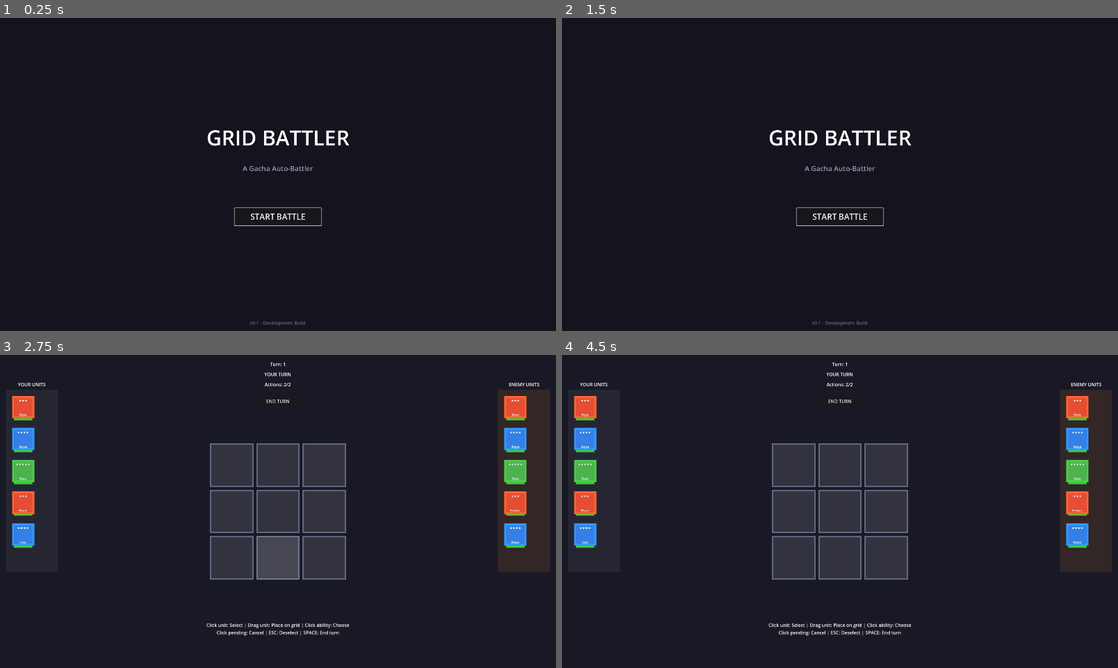
Above: before the commit, frames 1-4 (two rows, left to right).
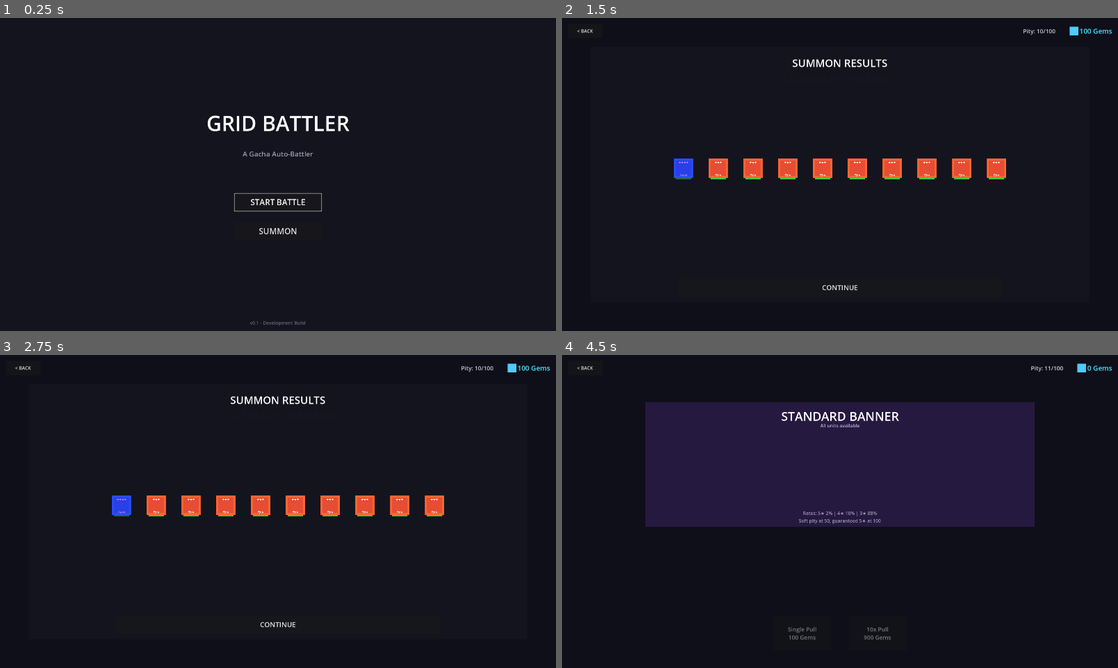
Above: after the commit, the same moments.

Repository: parrisgamedev-rgb/gacha-autobattler
Game: Godot game, scene res://scenes/ui/main_menu.tscn
Same seed, same stepped clock (60 frames per second), same inputs: the game is played once before the commit and once after it.
Inputs (mouse positions are in pixels of both pictures, inside the frame that each line leads up to):
- Up to frame 1 (0.25 s): no input
- Up to frame 2 (1.5 s): click (840, 230) at 0.5 s, where only the run after the commit has a clickable "SUMMON"; click (878, 296) at 1.25 s, where only the run after the commit has a clickable "10x Pull 900 Gems"
- Up to frame 3 (2.75 s): click (278, 555) at 2 s, where only the run before the commit has a clickable "START BATTLE"
- Up to frame 4 (4.5 s): click (840, 624) at 2.75 s, where only the run after the commit has a clickable "CONTINUE"; click (801, 633) at 3.5 s, where only the run after the commit has a clickable "Single Pull 100 Gems"; click (840, 624) at 4.25 s, where only the run after the commit has a clickable "CONTINUE"

The runs differ from the first frame. In frame 1, 1.8% of the frame differs, in the area x 37-63%, y 31-70%; in frame 2, 3.6%; in frame 3, 20%; in frame 4, 43%, in the area x 1-99%, y 2-91%.

Commit message:
Add gacha summoning system
- Add PlayerData singleton for currency, owned units, and pity tracking
- Add gacha screen with single pull (100 gems) and 10x pull (900 gems)
- Implement pull rates: 5★ 2%, 4★ 10%, 3★ 88%
- Add soft pity at 50 pulls, hard pity (guaranteed 5★) at 100
- Add guaranteed 4★+ on every 10-pull
- Track duplicate units for future imprint system
- Add Summon button to main menu

Co-Authored-By: Claude Opus 4.5 <noreply@anthropic.com>

Diff:
--- a/gacha-autobattler/project.godot
+++ b/gacha-autobattler/project.godot
@@ -15,6 +15,10 @@
 config/features=PackedStringArray("4.5", "GL Compatibility")
 config/icon="res://icon.svg"
 
+[autoload]
+
+PlayerData="*res://scripts/core/player_data.gd"
+
 [display]
 
 window/size/viewport_width=1920
--- /dev/null
+++ b/gacha-autobattler/scenes/ui/gacha_screen.tscn
@@ -0,0 +1,197 @@
+[gd_scene load_steps=2 format=3 uid="uid://gacha_screen_001"]
+
+[ext_resource type="Script" path="res://scripts/ui/gacha_screen.gd" id="1_script"]
+
+[node name="GachaScreen" type="Control"]
+layout_mode = 3
+anchors_preset = 15
+anchor_right = 1.0
+anchor_bottom = 1.0
+grow_horizontal = 2
+grow_vertical = 2
+script = ExtResource("1_script")
+
+[node name="Background" type="ColorRect" parent="."]
+layout_mode = 1
+anchors_preset = 15
+anchor_right = 1.0
+anchor_bottom = 1.0
+grow_horizontal = 2
+grow_vertical = 2
+color = Color(0.06, 0.06, 0.1, 1)
+
+[node name="BannerImage" type="ColorRect" parent="."]
+layout_mode = 1
+anchors_preset = -1
+anchor_left = 0.15
+anchor_top = 0.15
+anchor_right = 0.85
+anchor_bottom = 0.55
+grow_horizontal = 2
+grow_vertical = 2
+color = Color(0.15, 0.1, 0.25, 1)
+
+[node name="BannerTitle" type="Label" parent="BannerImage"]
+layout_mode = 1
+anchors_preset = 10
+anchor_right = 1.0
+offset_top = 20.0
+offset_bottom = 80.0
+grow_horizontal = 2
+theme_override_font_sizes/font_size = 42
+text = "STANDARD BANNER"
+horizontal_alignment = 1
+
+[node name="BannerSubtitle" type="Label" parent="BannerImage"]
+layout_mode = 1
+anchors_preset = 10
+anchor_right = 1.0
+offset_top = 70.0
+offset_bottom = 110.0
+grow_horizontal = 2
+theme_override_colors/font_color = Color(0.7, 0.7, 0.8, 1)
+text = "All units available"
+horizontal_alignment = 1
+
+[node name="RatesLabel" type="Label" parent="BannerImage"]
+layout_mode = 1
+anchors_preset = 12
+anchor_top = 1.0
+anchor_right = 1.0
+anchor_bottom = 1.0
+offset_top = -60.0
+grow_horizontal = 2
+grow_vertical = 0
+theme_override_colors/font_color = Color(0.6, 0.6, 0.7, 1)
+theme_override_font_sizes/font_size = 16
+text = "Rates: 5★ 2% | 4★ 10% | 3★ 88%
+Soft pity at 50, guaranteed 5★ at 100"
+horizontal_alignment = 1
+
+[node name="TopBar" type="HBoxContainer" parent="."]
+layout_mode = 1
+anchors_preset = 10
+anchor_right = 1.0
+offset_left = 20.0
+offset_top = 20.0
+offset_right = -20.0
+offset_bottom = 70.0
+grow_horizontal = 2
+
+[node name="BackButton" type="Button" parent="TopBar"]
+custom_minimum_size = Vector2(120, 50)
+layout_mode = 2
+text = "< BACK"
+
+[node name="Spacer" type="Control" parent="TopBar"]
+layout_mode = 2
+size_flags_horizontal = 3
+
+[node name="PityLabel" type="Label" parent="TopBar"]
+layout_mode = 2
+theme_override_colors/font_color = Color(0.8, 0.8, 0.9, 1)
+theme_override_font_sizes/font_size = 20
+text = "Pity: 0/100"
+vertical_alignment = 1
+
+[node name="Spacer2" type="Control" parent="TopBar"]
+custom_minimum_size = Vector2(40, 0)
+layout_mode = 2
+
+[node name="GemIcon" type="ColorRect" parent="TopBar"]
+custom_minimum_size = Vector2(30, 30)
+layout_mode = 2
+size_flags_vertical = 4
+color = Color(0.3, 0.8, 1, 1)
+
+[node name="GemsLabel" type="Label" parent="TopBar"]
+layout_mode = 2
+theme_override_colors/font_color = Color(0.3, 0.9, 1, 1)
+theme_override_font_sizes/font_size = 24
+text = "1000 Gems"
+vertical_alignment = 1
+
+[node name="PullButtons" type="HBoxContainer" parent="."]
+layout_mode = 1
+anchors_preset = 12
+anchor_top = 1.0
+anchor_right = 1.0
+anchor_bottom = 1.0
+offset_top = -180.0
+offset_bottom = -60.0
+grow_horizontal = 2
+grow_vertical = 0
+alignment = 1
+theme_override_constants/separation = 60
+
+[node name="SinglePullButton" type="Button" parent="PullButtons"]
+custom_minimum_size = Vector2(200, 100)
+layout_mode = 2
+theme_override_font_sizes/font_size = 20
+text = "Single Pull
+100 Gems"
+
+[node name="MultiPullButton" type="Button" parent="PullButtons"]
+custom_minimum_size = Vector2(200, 100)
+layout_mode = 2
+theme_override_font_sizes/font_size = 20
+text = "10x Pull
+900 Gems"
+
+[node name="ResultsPanel" type="Panel" parent="."]
+visible = false
+layout_mode = 1
+anchors_preset = 15
+anchor_right = 1.0
+anchor_bottom = 1.0
+offset_left = 100.0
+offset_top = 100.0
+offset_right = -100.0
+offset_bottom = -100.0
+grow_horizontal = 2
+grow_vertical = 2
+
+[node name="ResultsBackground" type="ColorRect" parent="ResultsPanel"]
+layout_mode = 1
+anchors_preset = 15
+anchor_right = 1.0
+anchor_bottom = 1.0
+grow_horizontal = 2
+grow_vertical = 2
+color = Color(0.08, 0.08, 0.12, 0.98)
+
+[node name="ResultsTitle" type="Label" parent="ResultsPanel"]
+layout_mode = 1
+anchors_preset = 10
+anchor_right = 1.0
+offset_top = 30.0
+offset_bottom = 90.0
+grow_horizontal = 2
+theme_override_font_sizes/font_size = 36
+text = "SUMMON RESULTS"
+horizontal_alignment = 1
+
+[node name="ResultsContainer" type="Control" parent="ResultsPanel"]
+layout_mode = 1
+anchors_preset = -1
+anchor_left = 0.05
+anchor_top = 0.15
+anchor_right = 0.95
+anchor_bottom = 0.8
+grow_horizontal = 2
+grow_vertical = 2
+
+[node name="ContinueButton" type="Button" parent="ResultsPanel"]
+layout_mode = 1
+anchors_preset = 12
+anchor_top = 1.0
+anchor_right = 1.0
+anchor_bottom = 1.0
+offset_left = 300.0
+offset_top = -80.0
+offset_right = -300.0
+offset_bottom = -20.0
+grow_horizontal = 2
+grow_vertical = 0
+theme_override_font_sizes/font_size = 24
+text = "CONTINUE"
--- a/gacha-autobattler/scenes/ui/main_menu.tscn
+++ b/gacha-autobattler/scenes/ui/main_menu.tscn
@@ -56,6 +56,13 @@
 theme_override_font_sizes/font_size = 28
 text = "START BATTLE"
 
+[node name="SummonButton" type="Button" parent="CenterContainer/VBoxContainer"]
+custom_minimum_size = Vector2(300, 60)
+layout_mode = 2
+size_flags_horizontal = 4
+theme_override_font_sizes/font_size = 28
+text = "SUMMON"
+
 [node name="VersionLabel" type="Label" parent="."]
 layout_mode = 1
 anchors_preset = 12
--- /dev/null
+++ b/gacha-autobattler/scripts/core/player_data.gd
@@ -0,0 +1,182 @@
+extends Node
+## Singleton for managing player data (currency, owned units, pity)
+## Add as autoload named "PlayerData"
+
+# Currency
+var gems: int = 1000  # Starting gems for testing
+
+# Pity system
+var pity_counter: int = 0
+const SOFT_PITY_START: int = 50
+const HARD_PITY: int = 100
+const BASE_5_STAR_RATE: float = 0.02  # 2%
+const BASE_4_STAR_RATE: float = 0.10  # 10%
+# Remaining is 3-star: 88%
+
+# Owned units: Dictionary of unit_id -> {data: UnitData, copies: int}
+var owned_units: Dictionary = {}
+
+# Cost per pull
+const SINGLE_PULL_COST: int = 100
+const MULTI_PULL_COST: int = 900  # 10 pulls for price of 9
+
+# Available unit pool (loaded on ready)
+var unit_pool_3_star: Array[UnitData] = []
+var unit_pool_4_star: Array[UnitData] = []
+var unit_pool_5_star: Array[UnitData] = []
+
+func _ready():
+	_load_unit_pools()
+	_give_starter_units()
+
+func _load_unit_pools():
+	# Load all available units and sort by rarity
+	var fire_warrior = load("res://resources/units/fire_warrior.tres") as UnitData
+	var water_mage = load("res://resources/units/water_mage.tres") as UnitData
+	var nature_tank = load("res://resources/units/nature_tank.tres") as UnitData
+
+	# Sort into pools by star rating
+	var all_units = [fire_warrior, water_mage, nature_tank]
+	for unit in all_units:
+		if unit:
+			match unit.star_rating:
+				3:
+					unit_pool_3_star.append(unit)
+				4:
+					unit_pool_4_star.append(unit)
+				5:
+					unit_pool_5_star.append(unit)
+
+	print("Loaded unit pools - 3★: ", unit_pool_3_star.size(), ", 4★: ", unit_pool_4_star.size(), ", 5★: ", unit_pool_5_star.size())
+
+func _give_starter_units():
+	# Give player some starter units
+	pass  # For now, start with empty collection
+
+func can_afford_single() -> bool:
+	return gems >= SINGLE_PULL_COST
+
+func can_afford_multi() -> bool:
+	return gems >= MULTI_PULL_COST
+
+func do_single_pull() -> UnitData:
+	if not can_afford_single():
+		return null
+
+	gems -= SINGLE_PULL_COST
+	var unit = _perform_pull()
+	_add_unit_to_collection(unit)
+	return unit
+
+func do_multi_pull() -> Array[UnitData]:
+	if not can_afford_multi():
+		return []
+
+	gems -= MULTI_PULL_COST
+	var results: Array[UnitData] = []
+	var got_4_star_or_higher = false
+
+	for i in range(10):
+		var unit: UnitData
+		# Last pull guarantees 4-star or higher if none pulled yet
+		if i == 9 and not got_4_star_or_higher:
+			unit = _perform_guaranteed_4_star_pull()
+		else:
+			unit = _perform_pull()
+
+		if unit.star_rating >= 4:
+			got_4_star_or_higher = true
+
+		_add_unit_to_collection(unit)
+		results.append(unit)
+
+	return results
+
+func _perform_pull() -> UnitData:
+	pity_counter += 1
+
+	# Calculate 5-star rate with pity
+	var five_star_rate = BASE_5_STAR_RATE
+	if pity_counter >= SOFT_PITY_START:
+		# Increase rate by 5% per pull after soft pity
+		five_star_rate += (pity_counter - SOFT_PITY_START + 1) * 0.05
+
+	# Hard pity guarantee
+	if pity_counter >= HARD_PITY:
+		pity_counter = 0
+		return _get_random_from_pool(unit_pool_5_star)
+
+	# Roll for rarity
+	var roll = randf()
+
+	if roll < five_star_rate:
+		pity_counter = 0  # Reset pity on 5-star
+		return _get_random_from_pool(unit_pool_5_star)
+	elif roll < five_star_rate + BASE_4_STAR_RATE:
+		return _get_random_from_pool(unit_pool_4_star)
+	else:
+		return _get_random_from_pool(unit_pool_3_star)
+
+func _perform_guaranteed_4_star_pull() -> UnitData:
+	pity_counter += 1
+
+	# Calculate 5-star rate with pity (same as normal)
+	var five_star_rate = BASE_5_STAR_RATE
+	if pity_counter >= SOFT_PITY_START:
+		five_star_rate += (pity_counter - SOFT_PITY_START + 1) * 0.05
+
+	# Hard pity guarantee
+	if pity_counter >= HARD_PITY:
+		pity_counter = 0
+		return _get_random_from_pool(unit_pool_5_star)
+
+	# Roll between 4-star and 5-star only
+	# Adjusted rates: 5-star keeps its rate, rest goes to 4-star
+	var roll = randf()
+	var adjusted_5_star_rate = five_star_rate / (five_star_rate + BASE_4_STAR_RATE)
+
+	if roll < adjusted_5_star_rate:
+		pity_counter = 0
+		return _get_random_from_pool(unit_pool_5_star)
+	else:
+		return _get_random_from_pool(unit_pool_4_star)
+
+func _get_random_from_pool(pool: Array[UnitData]) -> UnitData:
+	if pool.is_empty():
+		# Fallback if pool is empty - shouldn't happen in production
+		push_warning("Empty unit pool, using fallback")
+		if not unit_pool_3_star.is_empty():
+			return unit_pool_3_star[randi() % unit_pool_3_star.size()]
+		return null
+	return pool[randi() % pool.size()]
+
+func _add_unit_to_collection(unit: UnitData):
+	if unit == null:
+		return
+
+	var unit_id = unit.unit_id
+	if owned_units.has(unit_id):
+		owned_units[unit_id].copies += 1
+		print("Got duplicate ", unit.unit_name, "! Total copies: ", owned_units[unit_id].copies)
+	else:
+		owned_units[unit_id] = {
+			"data": unit,
+			"copies": 1
+		}
+		print("New unit: ", unit.unit_name, " (", unit.star_rating, "★)")
+
+func get_owned_unit_list() -> Array:
+	var result = []
+	for unit_id in owned_units:
+		result.append(owned_units[unit_id])
+	return result
+
+func get_unit_copies(unit_id: String) -> int:
+	if owned_units.has(unit_id):
+		return owned_units[unit_id].copies
+	return 0
+
+func get_imprint_level(unit_id: String) -> int:
+	# 5 copies to max imprint (levels 0-4)
+	var copies = get_unit_copies(unit_id)
+	return min(copies - 1, 4) if copies > 0 else 0
--- /dev/null
+++ b/gacha-autobattler/scripts/ui/gacha_screen.gd
@@ -0,0 +1,100 @@
+extends Control
+## Gacha/Summon screen for pulling new units
+
+@onready var gems_label = $TopBar/GemsLabel
+@onready var pity_label = $TopBar/PityLabel
+@onready var single_pull_btn = $PullButtons/SinglePullButton
+@onready var multi_pull_btn = $PullButtons/MultiPullButton
+@onready var back_btn = $TopBar/BackButton
+@onready var results_container = $ResultsPanel/ResultsContainer
+@onready var results_panel = $ResultsPanel
+@onready var continue_btn = $ResultsPanel/ContinueButton
+
+var UnitDisplayScene = preload("res://scenes/battle/unit_display.tscn")
+
+func _ready():
+	_update_ui()
+
+	single_pull_btn.pressed.connect(_on_single_pull)
+	multi_pull_btn.pressed.connect(_on_multi_pull)
+	back_btn.pressed.connect(_on_back)
+	continue_btn.pressed.connect(_on_continue)
+
+	results_panel.visible = false
+
+func _update_ui():
+	gems_label.text = str(PlayerData.gems) + " Gems"
+	pity_label.text = "Pity: " + str(PlayerData.pity_counter) + "/" + str(PlayerData.HARD_PITY)
+
+	single_pull_btn.disabled = not PlayerData.can_afford_single()
+	multi_pull_btn.disabled = not PlayerData.can_afford_multi()
+
+	# Update button text with costs
+	single_pull_btn.text = "Single Pull\n" + str(PlayerData.SINGLE_PULL_COST) + " Gems"
+	multi_pull_btn.text = "10x Pull\n" + str(PlayerData.MULTI_PULL_COST) + " Gems"
+
+func _on_single_pull():
+	var unit = PlayerData.do_single_pull()
+	if unit:
+		_show_results([unit])
+	_update_ui()
+
+func _on_multi_pull():
+	var units = PlayerData.do_multi_pull()
+	if units.size() > 0:
+		_show_results(units)
+	_update_ui()
+
+func _show_results(units: Array):
+	# Clear previous results
+	for child in results_container.get_children():
+		child.queue_free()
+
+	# Show results panel
+	results_panel.visible = true
+
+	# Hide pull buttons while showing results
+	single_pull_btn.visible = false
+	multi_pull_btn.visible = false
+
+	# Create displays for pulled units
+	await get_tree().process_frame  # Wait for cleared children to be freed
+
+	# Calculate spacing for units
+	var unit_count = units.size()
+	var unit_width = 120  # Approximate width per unit at scale 0.6
+	var total_width = results_container.size.x
+	var start_x = (total_width - (unit_count * unit_width)) / 2 + unit_width / 2
+	var y_pos = results_container.size.y / 2
+
+	for i in range(units.size()):
+		var unit = units[i]
+		var display = UnitDisplayScene.instantiate()
+		results_container.add_child(display)
+
+		# Position manually since UnitDisplay is Node2D
+		display.position = Vector2(start_x + i * unit_width, y_pos)
+
+		# Create a temporary UnitInstance for the display
+		var instance = UnitInstance.new(unit, 1)
+		display.setup(instance)
+		display.scale = Vector2(0.6, 0.6)
+		display.drag_enabled = false
+
+		# Color the display based on rarity
+		match unit.star_rating:
+			5:
+				display.modulate = Color(1.0, 0.9, 0.5)  # Gold tint
+			4:
+				display.modulate = Color(0.8, 0.5, 1.0)  # Purple tint
+			_:
+				display.modulate = Color(1.0, 1.0, 1.0)  # Normal
+
+func _on_continue():
+	results_panel.visible = false
+	single_pull_btn.visible = true
+	multi_pull_btn.visible = true
+	_update_ui()
+
+func _on_back():
+	get_tree().change_scene_to_file("res://scenes/ui/main_menu.tscn")
--- a/gacha-autobattler/scripts/ui/main_menu.gd
+++ b/gacha-autobattler/scripts/ui/main_menu.gd
@@ -2,11 +2,18 @@
 ## Main menu screen
 
 @onready var start_button = $CenterContainer/VBoxContainer/StartButton
+@onready var summon_button = $CenterContainer/VBoxContainer/SummonButton
 
 func _ready():
 	if start_button:
 		start_button.pressed.connect(_on_start_pressed)
 		start_button.grab_focus()
 
+	if summon_button:
+		summon_button.pressed.connect(_on_summon_pressed)
+
 func _on_start_pressed():
 	get_tree().change_scene_to_file("res://scenes/battle/battle.tscn")
+
+func _on_summon_pressed():
+	get_tree().change_scene_to_file("res://scenes/ui/gacha_screen.tscn")
Not shown, added: gacha-autobattler/scripts/core/player_data.gd.uid
Not shown, added: gacha-autobattler/scripts/ui/gacha_screen.gd.uid
